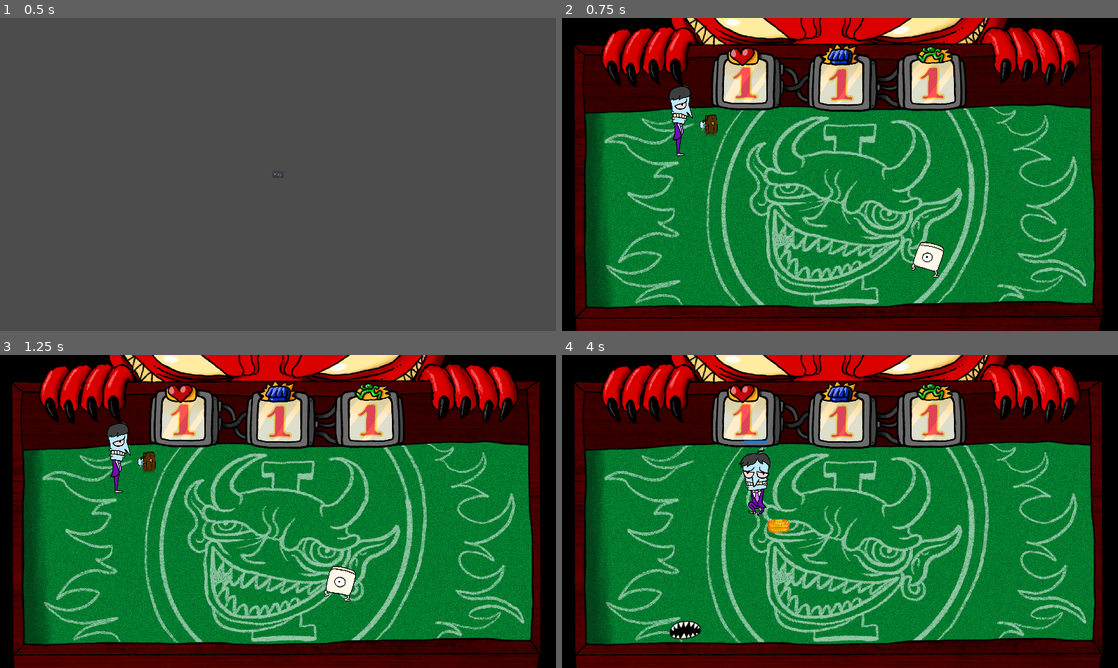
Above: before the commit, frames 1-4 (two rows, left to right).
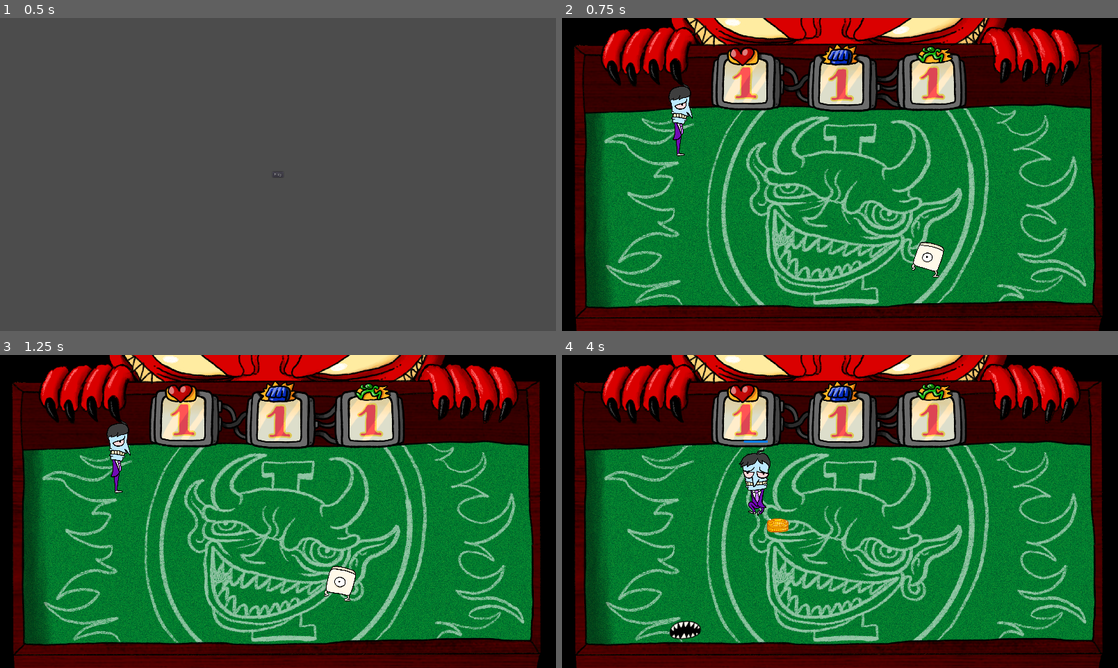
Above: after the commit, the same moments.

Repository: TheSeahorse/GMTK2022
Game: Godot game, scene res://Main.tscn
Two runs of this game, one before a commit and one after it. Both use one fixed random seed, a clock stepped at 60 frames per second and the inputs below.
Inputs (mouse positions are in pixels of both pictures, inside the frame that each line leads up to):
- Up to frame 1 (0.5 s): no input
- Up to frame 2 (0.75 s): click "Play" at 0.5 s
- Up to frame 3 (1.25 s): no input
- Up to frame 4 (4 s): move the mouse to (962, 495) at 1.27 s; hold D (move_right) 1.28-2.03 s; hold Right mouse button (attack) 1.28-2.03 s; move the mouse to (728, 527) at 2.02 s; hold S (move_down) 2.03-2.78 s; right-click (728, 527) at 2.1 s; move the mouse to (895, 442) at 2.77 s; hold D (move_right) 2.78-3.53 s; hold Right mouse button (attack) 2.78-3.53 s; click (895, 442) at 2.85 s; move the mouse to (812, 574) at 3.52 s; hold W (move_up) from 3.53 s (still down); right-click (812, 574) at 3.6 s

Frame 1 is identical in both runs. In frame 2, 0.2% of the frame differs, in the area x 24-28%, y 30-38%; in frame 3, 0.2%; in frame 4, 0.1%.

Commit message:
Use Raycast for player attack

Diff:
--- a/Player.gd
+++ b/Player.gd
@@ -21,6 +21,7 @@
 
 func _ready():
     friction = float(move_speed)/5000
+    $Weapon.hide()
 
 
 func _process(_delta):
@@ -32,6 +33,7 @@
     calculate_movement()
     rotate_player_towards_mouse()
     is_player_attacked()
+    check_raycast()
 
 
 func _input(event):
@@ -157,6 +159,13 @@
             emit_signal("enemy_detected", enemies_on_player.front())
             $DamageTakenStream.play(0.2)
 
+func check_raycast():
+    if is_attacking:
+        $Weapon/WeaponArea/RayCast2D.force_raycast_update()
+        if $Weapon/WeaponArea/RayCast2D.is_colliding():
+            var collider = $Weapon/WeaponArea/RayCast2D.get_collider()
+            collider.die()
+
 func _on_EnemyDetector_body_entered(body):
     enemies_on_player.append(body)
 
--- a/Player.tscn
+++ b/Player.tscn
@@ -11,6 +11,101 @@
 [ext_resource path="res://assets/Character/hurt_1.mp3" type="AudioStream" id=9]
 [ext_resource path="res://assets/Character/briefcase_2.png" type="Texture" id=10]
 
+[sub_resource type="AtlasTexture" id=32]
+flags = 4
+atlas = ExtResource( 5 )
+region = Rect2( 0, 0, 402, 642 )
+
+[sub_resource type="AtlasTexture" id=12]
+flags = 4
+atlas = ExtResource( 4 )
+region = Rect2( 0, 0, 402, 642 )
+
+[sub_resource type="AtlasTexture" id=13]
+flags = 4
+atlas = ExtResource( 4 )
+region = Rect2( 0, 642, 402, 642 )
+
+[sub_resource type="AtlasTexture" id=14]
+flags = 4
+atlas = ExtResource( 4 )
+region = Rect2( 0, 1284, 402, 642 )
+
+[sub_resource type="AtlasTexture" id=15]
+flags = 4
+atlas = ExtResource( 4 )
+region = Rect2( 0, 1926, 402, 642 )
+
+[sub_resource type="AtlasTexture" id=16]
+flags = 4
+atlas = ExtResource( 4 )
+region = Rect2( 0, 2568, 402, 642 )
+
+[sub_resource type="AtlasTexture" id=17]
+flags = 4
+atlas = ExtResource( 4 )
+region = Rect2( 0, 3210, 402, 642 )
+
+[sub_resource type="AtlasTexture" id=24]
+flags = 4
+atlas = ExtResource( 3 )
+region = Rect2( 0, 0, 402, 642 )
+
+[sub_resource type="AtlasTexture" id=25]
+flags = 4
+atlas = ExtResource( 3 )
+region = Rect2( 0, 642, 402, 642 )
+
+[sub_resource type="AtlasTexture" id=26]
+flags = 4
+atlas = ExtResource( 3 )
+region = Rect2( 0, 1284, 402, 642 )
+
+[sub_resource type="AtlasTexture" id=27]
+flags = 4
+atlas = ExtResource( 3 )
+region = Rect2( 0, 1926, 402, 642 )
+
+[sub_resource type="AtlasTexture" id=28]
+flags = 4
+atlas = ExtResource( 3 )
+region = Rect2( 0, 2568, 402, 642 )
+
+[sub_resource type="AtlasTexture" id=29]
+flags = 4
+atlas = ExtResource( 3 )
+region = Rect2( 0, 3210, 402, 642 )
+
+[sub_resource type="AtlasTexture" id=18]
+flags = 4
+atlas = ExtResource( 5 )
+region = Rect2( 0, 0, 402, 642 )
+
+[sub_resource type="AtlasTexture" id=19]
+flags = 4
+atlas = ExtResource( 5 )
+region = Rect2( 0, 642, 402, 642 )
+
+[sub_resource type="AtlasTexture" id=20]
+flags = 4
+atlas = ExtResource( 5 )
+region = Rect2( 0, 1284, 402, 642 )
+
+[sub_resource type="AtlasTexture" id=21]
+flags = 4
+atlas = ExtResource( 5 )
+region = Rect2( 0, 1926, 402, 642 )
+
+[sub_resource type="AtlasTexture" id=22]
+flags = 4
+atlas = ExtResource( 5 )
+region = Rect2( 0, 2568, 402, 642 )
+
+[sub_resource type="AtlasTexture" id=23]
+flags = 4
+atlas = ExtResource( 5 )
+region = Rect2( 0, 3210, 402, 642 )
+
 [sub_resource type="AtlasTexture" id=3]
 flags = 4
 atlas = ExtResource( 1 )
@@ -46,105 +141,10 @@
 atlas = ExtResource( 3 )
 region = Rect2( 0, 0, 402, 642 )
 
-[sub_resource type="AtlasTexture" id=32]
-flags = 4
-atlas = ExtResource( 5 )
-region = Rect2( 0, 0, 402, 642 )
-
-[sub_resource type="AtlasTexture" id=12]
-flags = 4
-atlas = ExtResource( 4 )
-region = Rect2( 0, 0, 402, 642 )
-
-[sub_resource type="AtlasTexture" id=13]
-flags = 4
-atlas = ExtResource( 4 )
-region = Rect2( 0, 642, 402, 642 )
-
-[sub_resource type="AtlasTexture" id=14]
-flags = 4
-atlas = ExtResource( 4 )
-region = Rect2( 0, 1284, 402, 642 )
-
-[sub_resource type="AtlasTexture" id=15]
-flags = 4
-atlas = ExtResource( 4 )
-region = Rect2( 0, 1926, 402, 642 )
-
-[sub_resource type="AtlasTexture" id=16]
-flags = 4
-atlas = ExtResource( 4 )
-region = Rect2( 0, 2568, 402, 642 )
-
-[sub_resource type="AtlasTexture" id=17]
-flags = 4
-atlas = ExtResource( 4 )
-region = Rect2( 0, 3210, 402, 642 )
-
-[sub_resource type="AtlasTexture" id=18]
-flags = 4
-atlas = ExtResource( 5 )
-region = Rect2( 0, 0, 402, 642 )
-
-[sub_resource type="AtlasTexture" id=19]
-flags = 4
-atlas = ExtResource( 5 )
-region = Rect2( 0, 642, 402, 642 )
-
-[sub_resource type="AtlasTexture" id=20]
-flags = 4
-atlas = ExtResource( 5 )
-region = Rect2( 0, 1284, 402, 642 )
-
-[sub_resource type="AtlasTexture" id=21]
-flags = 4
-atlas = ExtResource( 5 )
-region = Rect2( 0, 1926, 402, 642 )
-
-[sub_resource type="AtlasTexture" id=22]
-flags = 4
-atlas = ExtResource( 5 )
-region = Rect2( 0, 2568, 402, 642 )
-
-[sub_resource type="AtlasTexture" id=23]
-flags = 4
-atlas = ExtResource( 5 )
-region = Rect2( 0, 3210, 402, 642 )
-
 [sub_resource type="AtlasTexture" id=31]
 flags = 4
 atlas = ExtResource( 4 )
 region = Rect2( 0, 0, 402, 642 )
-
-[sub_resource type="AtlasTexture" id=24]
-flags = 4
-atlas = ExtResource( 3 )
-region = Rect2( 0, 0, 402, 642 )
-
-[sub_resource type="AtlasTexture" id=25]
-flags = 4
-atlas = ExtResource( 3 )
-region = Rect2( 0, 642, 402, 642 )
-
-[sub_resource type="AtlasTexture" id=26]
-flags = 4
-atlas = ExtResource( 3 )
-region = Rect2( 0, 1284, 402, 642 )
-
-[sub_resource type="AtlasTexture" id=27]
-flags = 4
-atlas = ExtResource( 3 )
-region = Rect2( 0, 1926, 402, 642 )
-
-[sub_resource type="AtlasTexture" id=28]
-flags = 4
-atlas = ExtResource( 3 )
-region = Rect2( 0, 2568, 402, 642 )
-
-[sub_resource type="AtlasTexture" id=29]
-flags = 4
-atlas = ExtResource( 3 )
-region = Rect2( 0, 3210, 402, 642 )
 
 [sub_resource type="AtlasTexture" id=34]
 flags = 4
@@ -188,6 +188,26 @@
 
 [sub_resource type="SpriteFrames" id=9]
 animations = [ {
+"frames": [ SubResource( 32 ) ],
+"loop": true,
+"name": "idle_up",
+"speed": 5.0
+}, {
+"frames": [ SubResource( 12 ), SubResource( 13 ), SubResource( 14 ), SubResource( 15 ), SubResource( 16 ), SubResource( 17 ) ],
+"loop": true,
+"name": "move_left",
+"speed": 12.0
+}, {
+"frames": [ SubResource( 24 ), SubResource( 25 ), SubResource( 26 ), SubResource( 27 ), SubResource( 28 ), SubResource( 29 ) ],
+"loop": true,
+"name": "move_right",
+"speed": 12.0
+}, {
+"frames": [ SubResource( 18 ), SubResource( 19 ), SubResource( 20 ), SubResource( 21 ), SubResource( 22 ), SubResource( 23 ) ],
+"loop": true,
+"name": "move_up",
+"speed": 12.0
+}, {
 "frames": [ SubResource( 3 ), SubResource( 4 ), SubResource( 5 ), SubResource( 6 ), SubResource( 7 ), SubResource( 8 ) ],
 "loop": true,
 "name": "move_down",
@@ -198,30 +218,10 @@
 "name": "idle_right",
 "speed": 5.0
 }, {
-"frames": [ SubResource( 32 ) ],
-"loop": true,
-"name": "idle_up",
-"speed": 5.0
-}, {
-"frames": [ SubResource( 12 ), SubResource( 13 ), SubResource( 14 ), SubResource( 15 ), SubResource( 16 ), SubResource( 17 ) ],
-"loop": true,
-"name": "move_left",
-"speed": 12.0
-}, {
-"frames": [ SubResource( 18 ), SubResource( 19 ), SubResource( 20 ), SubResource( 21 ), SubResource( 22 ), SubResource( 23 ) ],
-"loop": true,
-"name": "move_up",
-"speed": 12.0
-}, {
 "frames": [ SubResource( 31 ) ],
 "loop": true,
 "name": "idle_left",
 "speed": 5.0
-}, {
-"frames": [ SubResource( 24 ), SubResource( 25 ), SubResource( 26 ), SubResource( 27 ), SubResource( 28 ), SubResource( 29 ) ],
-"loop": true,
-"name": "move_right",
-"speed": 12.0
 }, {
 "frames": [ null, SubResource( 34 ), SubResource( 35 ), SubResource( 36 ), SubResource( 37 ), SubResource( 38 ), SubResource( 39 ), SubResource( 40 ) ],
 "loop": true,
@@ -294,6 +294,30 @@
 "update": 1,
 "values": [ "start", "swing", "swing" ]
 }
+tracks/3/type = "value"
+tracks/3/path = NodePath("WeaponArea:rotation_degrees")
+tracks/3/interp = 1
+tracks/3/loop_wrap = true
+tracks/3/imported = false
+tracks/3/enabled = true
+tracks/3/keys = {
+"times": PoolRealArray( 0, 0.03, 0.1, 0.17, 0.2 ),
+"transitions": PoolRealArray( 1, 1, 1, 1, 1 ),
+"update": 0,
+"values": [ 45.0, 45.0, 0.0, -40.0, -40.0 ]
+}
+tracks/4/type = "value"
+tracks/4/path = NodePath("WeaponArea/RayCast2D:cast_to")
+tracks/4/interp = 1
+tracks/4/loop_wrap = true
+tracks/4/imported = false
+tracks/4/enabled = true
+tracks/4/keys = {
+"times": PoolRealArray( 0, 0.1, 0.2 ),
+"transitions": PoolRealArray( 1, 1, 1 ),
+"update": 0,
+"values": [ Vector2( 0, 160 ), Vector2( 0, 140 ), Vector2( 0, 160 ) ]
+}
 
 [sub_resource type="Animation" id=42]
 resource_name = "RESET"
@@ -347,16 +371,11 @@
 [node name="EnemyDetectorShape" type="CollisionShape2D" parent="EnemyDetector"]
 shape = SubResource( 33 )
 
-[node name="Weapon" type="Area2D" parent="."]
-collision_layer = 0
-collision_mask = 4
-
-[node name="CollisionPolygon2D" type="CollisionPolygon2D" parent="Weapon"]
-polygon = PoolVector2Array( 0, 0, 203, -88, 222, -43, 227, 0, 221, 48, 203, 87 )
+[node name="Weapon" type="Node2D" parent="."]
 
 [node name="Briefcase" type="AnimatedSprite" parent="Weapon"]
-position = Vector2( 106, -70 )
-rotation = 1.20428
+position = Vector2( 100, -100 )
+rotation = 1.0472
 scale = Vector2( 0.25, 0.25 )
 frames = SubResource( 43 )
 animation = "swing"
@@ -368,6 +387,16 @@
 
 [node name="AnimationPlayer" type="AnimationPlayer" parent="Weapon"]
 anims/swing = SubResource( 44 )
+
+[node name="WeaponArea" type="Node2D" parent="Weapon"]
+rotation = -0.698132
+
+[node name="RayCast2D" type="RayCast2D" parent="Weapon/WeaponArea"]
+rotation = -1.5708
+scale = Vector2( 1, 1 )
+enabled = true
+cast_to = Vector2( 0, 160 )
+collision_mask = 4
 
 [node name="Cooldown" type="TextureProgress" parent="."]
 margin_left = -51.0
@@ -393,8 +422,6 @@
 [connection signal="animation_finished" from="Sprite" to="." method="_on_Sprite_animation_finished"]
 [connection signal="body_entered" from="EnemyDetector" to="." method="_on_EnemyDetector_body_entered"]
 [connection signal="body_exited" from="EnemyDetector" to="." method="_on_EnemyDetector_body_exited"]
-[connection signal="body_entered" from="Weapon" to="." method="_on_Weapon_body_entered"]
-[connection signal="body_exited" from="Weapon" to="." method="_on_Weapon_body_exited"]
 [connection signal="timeout" from="Weapon/AttackLength" to="." method="_on_AttackLength_timeout"]
 [connection signal="timeout" from="Cooldown/AttackCooldown" to="." method="_on_AttackCooldown_timeout"]
 [connection signal="timeout" from="DamagedTimer" to="." method="_on_DamagedTimer_timeout"]
